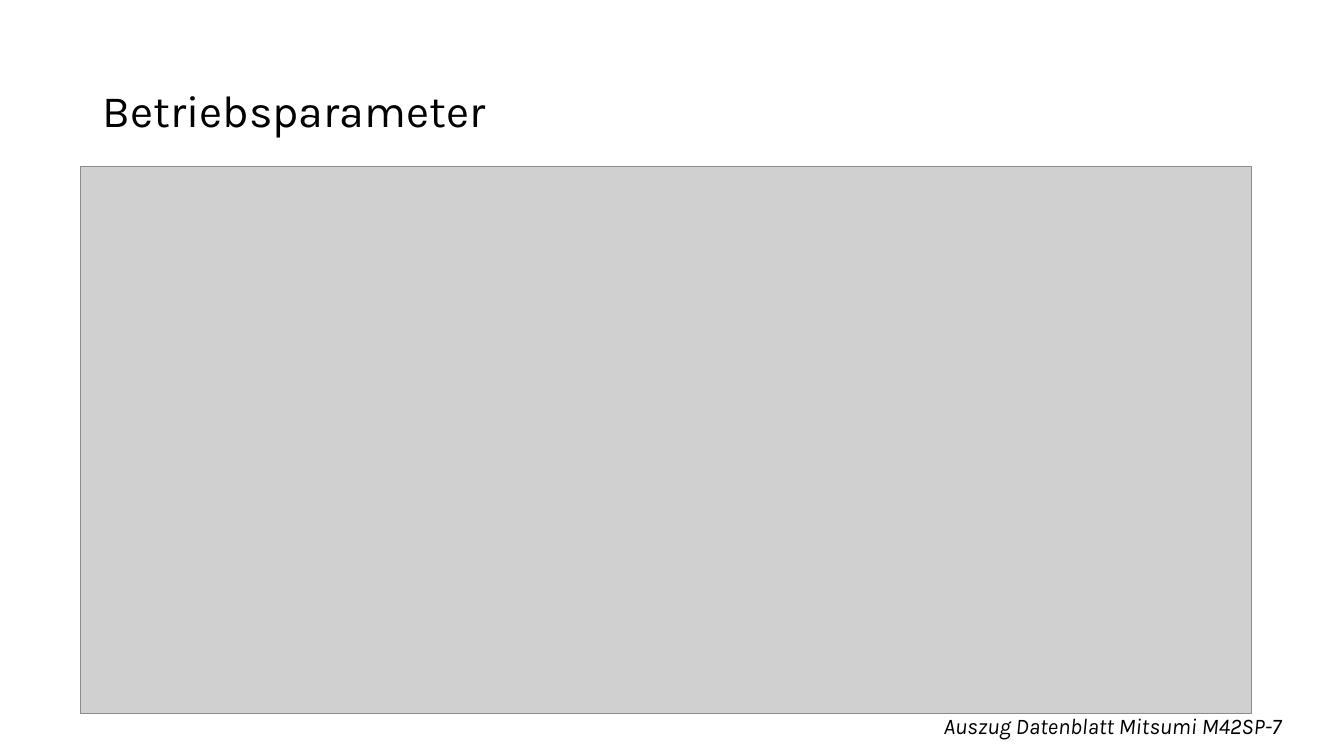
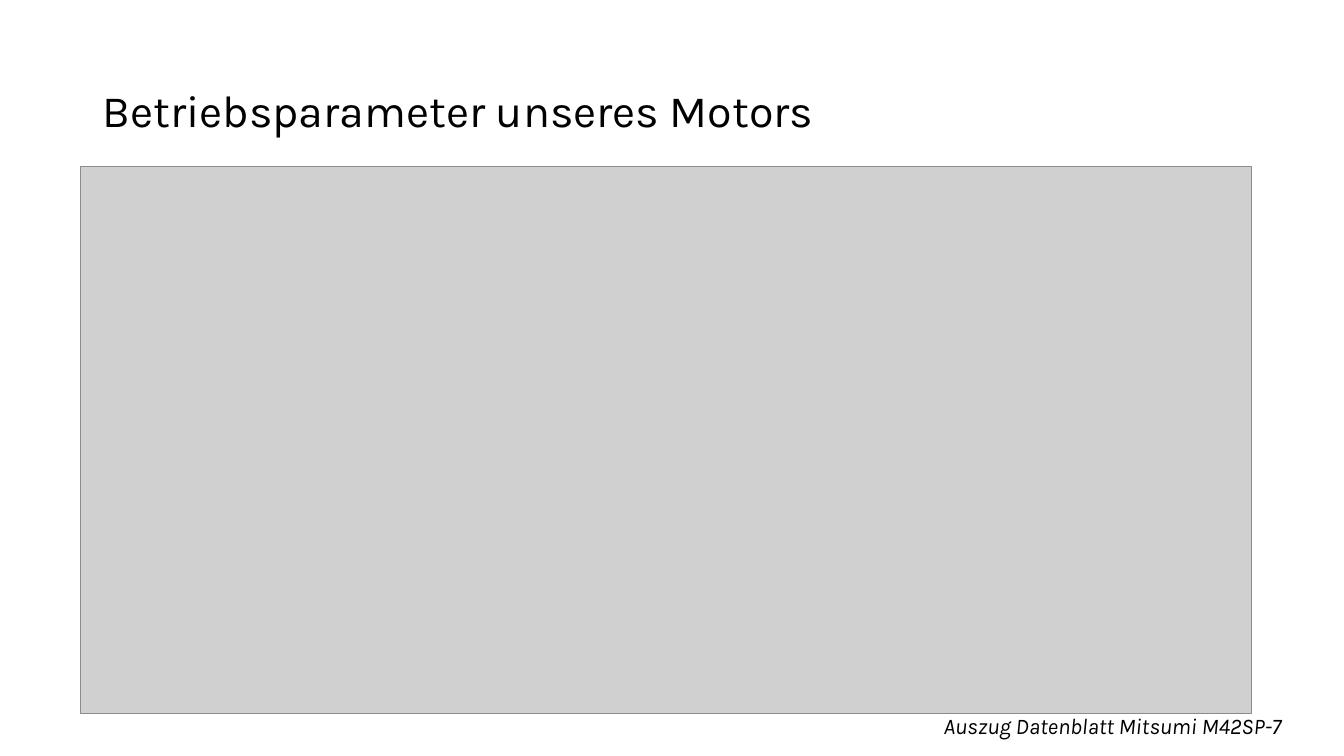
Before and after one commit to tokyo-town/Mechatronik-und-Instrumentierung, a slide deck: slide 5 of Präsi/Stepper Motor.pptx (slide 3 before the commit). Drawn at 1344x756 pixels with LibreOffice and Linux fonts; fonts in the diff are those of the drawing; grey boxes stand for pictures. Boxes give left, top, right and bottom in pixels: in the first picture for what was removed or moved away, otherwise in the second. Text is boxed around its words. In the diff, an @@ line names an element or a change of style, - is before the commit and + after.

```diff
--- a/Präsi/Stepper Motor.pptx
+++ b/Präsi/Stepper Motor.pptx
@@ title at (102,96,813,138): text changed @@
-Betriebsparameter
+Betriebsparameter unseres Motors
```
Also in this commit, not shown: 1 other slide changed, 9 slides added, 2 slides removed, 51 other files.
